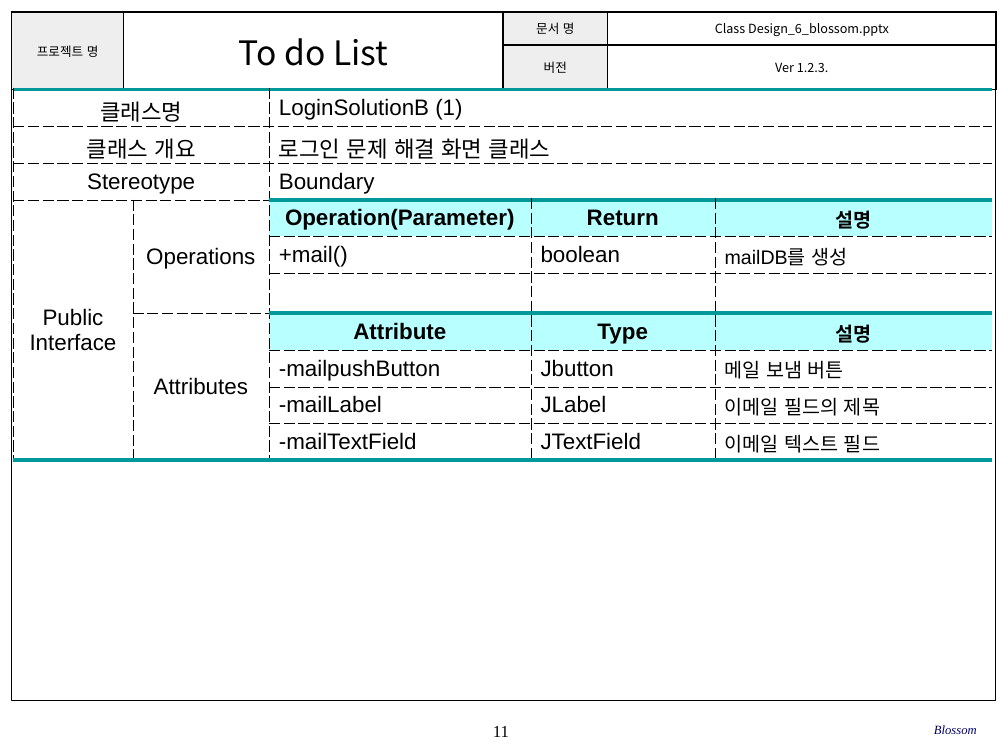
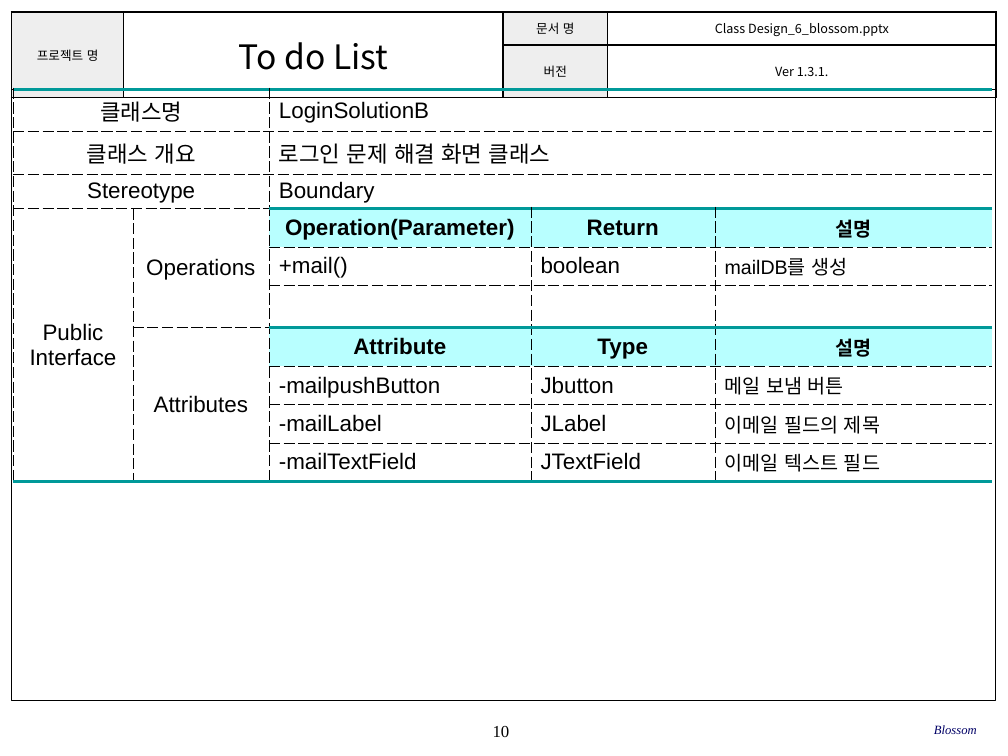
Before and after one commit to SE-admin/SE2017_6_blossom, a slide deck: slide 10 of doc/3_ 설계서/Class Design_6_blossom.pptx (slide 11 before the commit). Drawn at 1008x756 pixels with LibreOffice and Linux fonts; fonts in the diff are those of the drawing; background and template pictures are left out. Boxes give left, top, right and bottom in pixels: in the first picture for what was removed or moved away, otherwise in the second. Text is boxed around its words. In the diff, an @@ line names an element or a change of style, - is before the commit and + after.

```diff
--- a/doc/3_ 설계서/Class Design_6_blossom.pptx
+++ b/doc/3_ 설계서/Class Design_6_blossom.pptx
@@ table at box(11, 12, 996, 81) @@
-row 2, column 4: Ver 1.2.3.
+row 2, column 4: Ver 1.3.1.
@@ table at box(13, 90, 992, 476) @@
-row 1, column 3: LoginSolutionB (1)
+row 1, column 3: LoginSolutionB
@@ page number at box(493, 726, 510, 737): text changed @@
-11
+10
```
Also in this commit, not shown: 22 other slides changed, 2 slides added, 1 slide removed.
